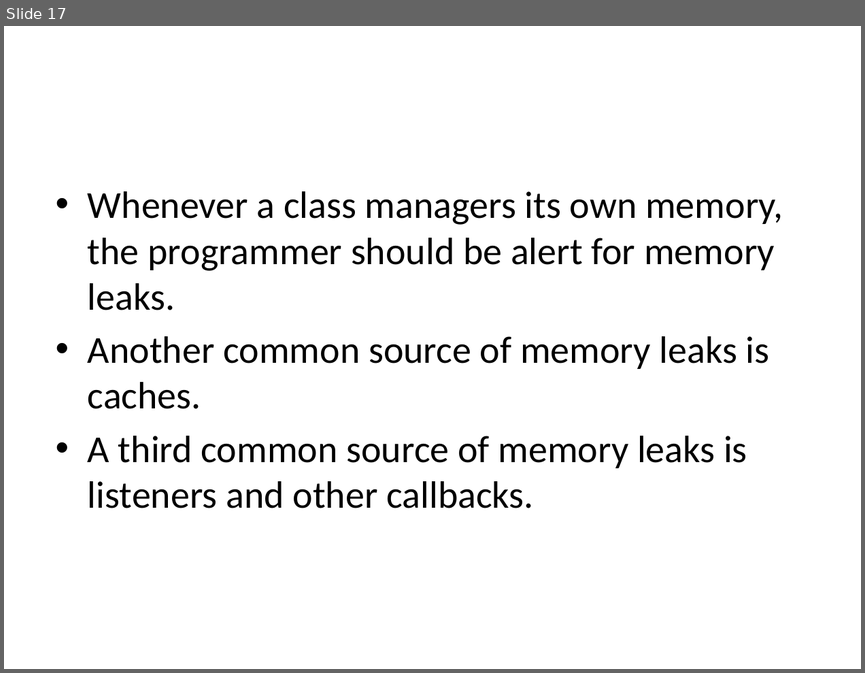
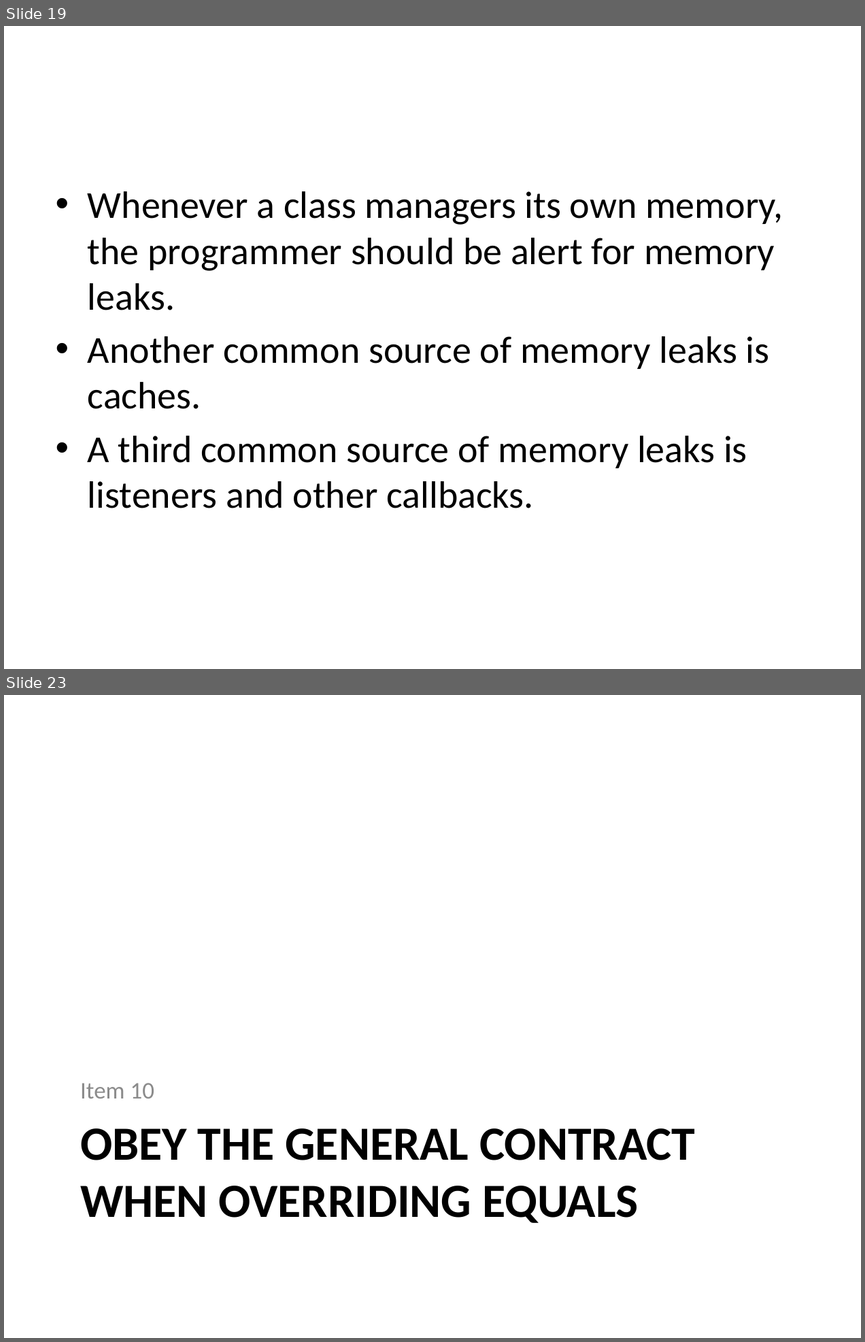
Before and after one commit to wsw621012/EffectiveJava3, a slide deck: introduction.pptx. Shown one above the other, each under a label of ours: slide 17 before the commit, slides 19 and 23 after it; the slides between them are not shown. The pictures are 865x673 and 865x1342 pixels, drawn with LibreOffice and Linux fonts; fonts in the diff are those of the drawing. Boxes give left, top, right and bottom in pixels: in the first picture for what was removed or moved away, otherwise in the second. Text is boxed around its words. In the diff, an @@ line names an element or a change of style, - is before the commit and + after.

```diff
--- a/introduction.pptx
+++ b/introduction.pptx
@@ slide 23 added at box(4, 695, 861, 1338), background #FFFFFF @@
@@ text added at box(80, 1083, 154, 1098), 20 pt, text #8C8C8C @@
+Item 10
@@ title added at box(80, 1128, 695, 1223), 40 pt, text #000000, bold @@
+OBEY THE GENERAL CONTRACT WHEN OVERRIDING EQUALS
@@ what was slide 17 is now slide 19 @@
```
Also in this commit, not shown: 3 slides changed, 7 other slides added, 2 other files.
